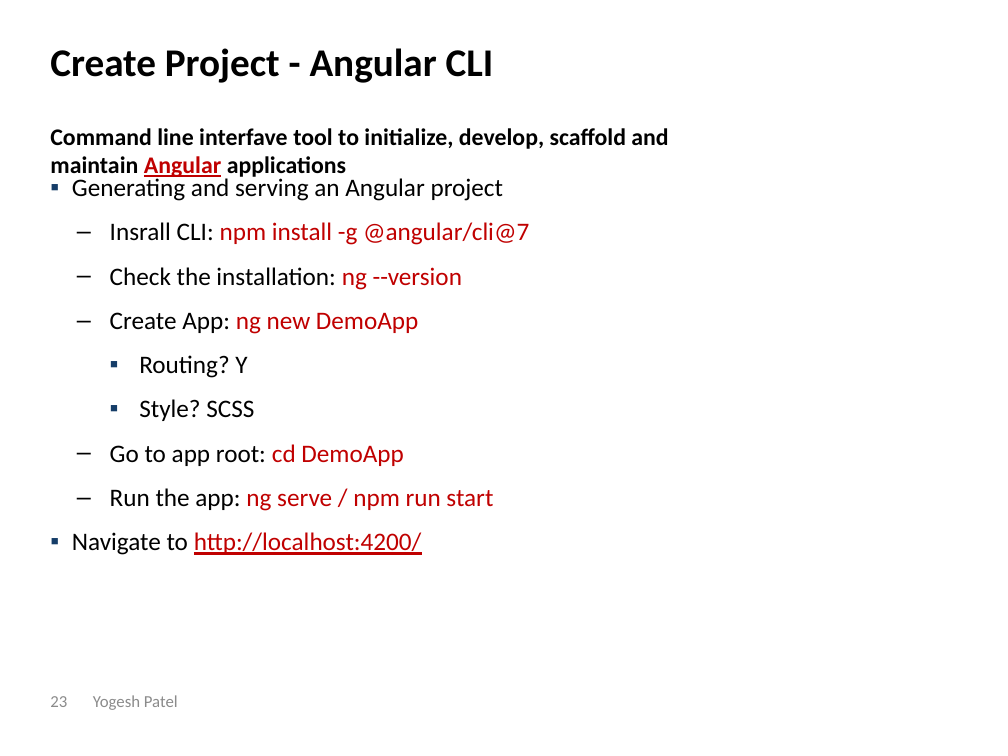
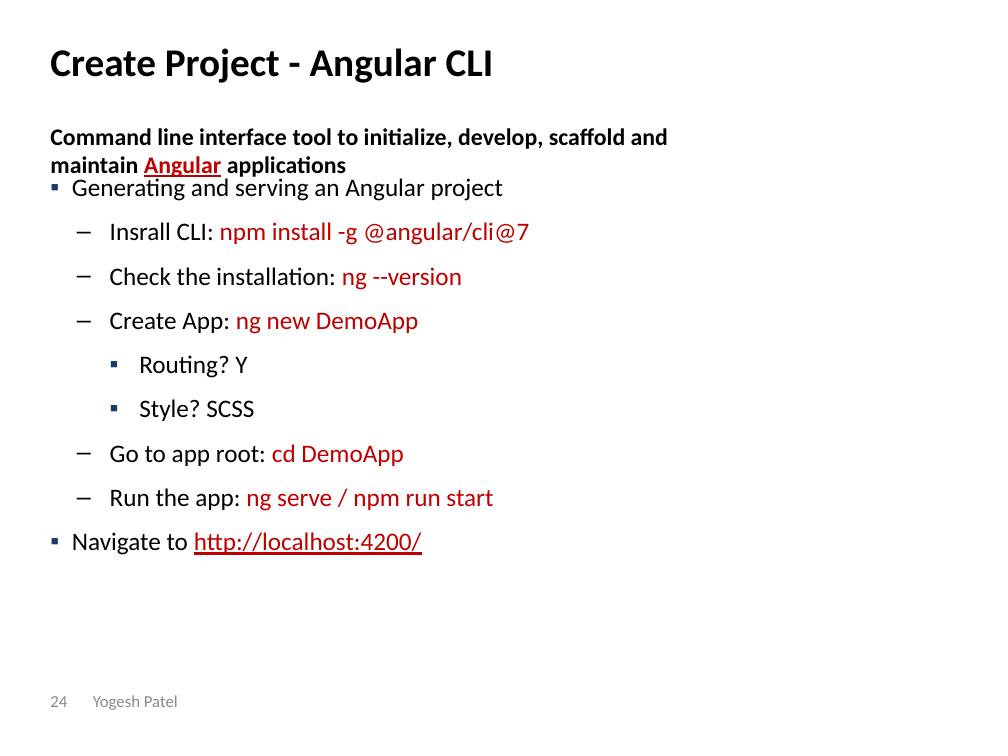
Before and after one commit to eryogesh/angular7, a slide deck: slide 24 of Angular 7 by YogeshPatel.pptx (slide 23 before the commit). Drawn at 1008x756 pixels with LibreOffice and Linux fonts; fonts in the diff are those of the drawing. Boxes give left, top, right and bottom in pixels: in the first picture for what was removed or moved away, otherwise in the second. Text is boxed around its words. In the diff, an @@ line names an element or a change of style, - is before the commit and + after.

```diff
--- a/Angular 7 by YogeshPatel.pptx
+++ b/Angular 7 by YogeshPatel.pptx
@@ text at box(50, 128, 668, 180): text changed @@
-Command line interfave tool to initialize, develop, scaffold and maintain Angular applications
+Command line interface tool to initialize, develop, scaffold and maintain Angular applications
@@ page number at box(50, 696, 67, 707): text changed @@
-23
+24
```
Also in this commit, not shown: 4 other slides changed, 1 slide added, 58 other files.
